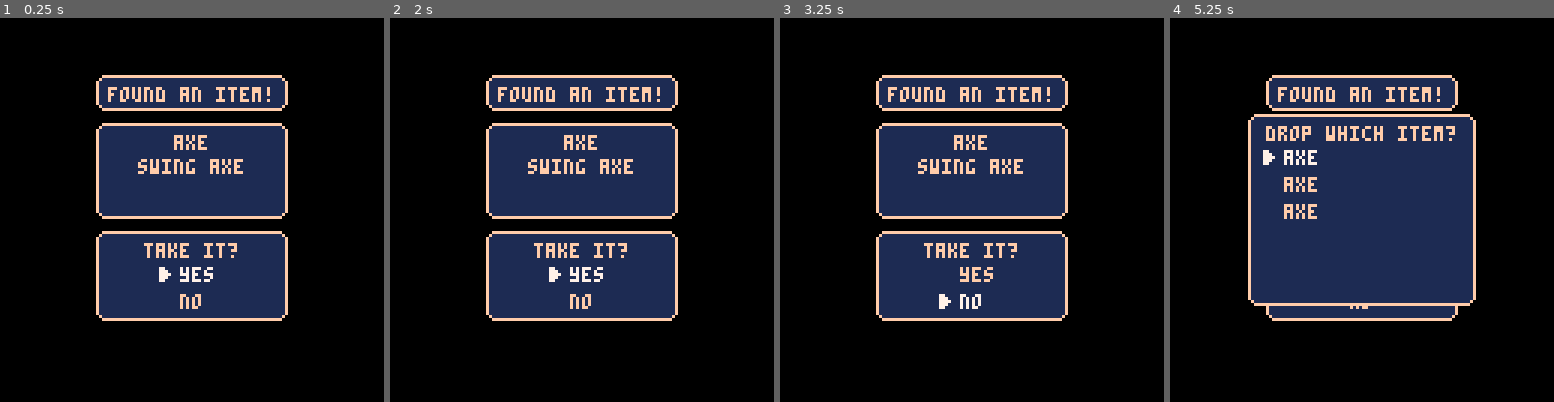
Above: before the commit, frames 1-4 (left to right).
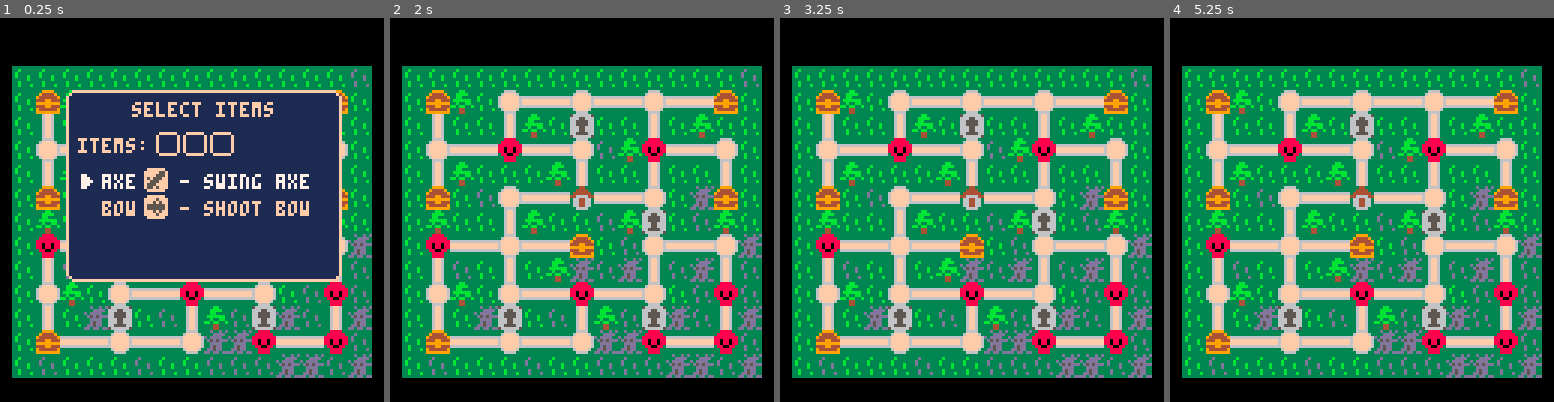
Above: after the commit, the same moments.

Repository: AddisonMink/tumberts-quest-p8
Game: PICO-8 cartridge wip.p8
Same seed, same stepped clock (60 frames per second), same inputs: the game is played once before the commit and once after it.
Inputs:
- Up to frame 1 (0.25 s): no input
- Up to frame 2 (2 s): tap O (Z key) at 0.33, 0.7, 1.43 s; tap X (X key) at 1.07 s; hold Left from 1.97 s (still down)
- Up to frame 3 (3.25 s): tap X (X key) every 0.33 s from 2.07 to 3.07 s; tap O (Z key) at 2.22, 3.1 s; release Left at 2.37 s; hold Down 2.42-2.82 s; hold Right from 2.87 s (still down)
- Up to frame 4 (5.25 s): tap X (X key) every 0.33 s from 3.4 to 5.07 s; release Right at 3.53 s; hold Up 3.58-4.08 s; tap O (Z key) at 3.98, 4.87 s; hold Right 4.13-4.53 s; hold Down 4.58-5.08 s; hold Left from 5.13 s (still down)

The runs differ from the first frame. In frame 1, 61% of the frame differs, in the area x 3-97%, y 12-94%; in frame 2, 75%; in frame 3, 75%; in frame 4, 76%.

Commit message:
add map.

Diff:
--- a/add-item-ui.lua
+++ b/add-item-ui.lua
@@ -61,7 +61,7 @@
     local info_h = 12
     local item_h = 32
     local confirm_h = 30
-    local h = info_h + item_h + confirm_h + ui.radius * 4
+    local h = info_h + item_h + confirm_h + ui.radius * 10
     local x = (128 - w) / 2
     local y = (128 - h) / 2
 
--- a/inventory-ui.lua
+++ b/inventory-ui.lua
@@ -12,7 +12,7 @@
     local w = 92
     local h = 64
     local x = (128 - w) / 2
-    local y = (128 - h) / 2
+    local y = (128 - h) / 2 - 24
 
     y = ui:draw_npatch(x, y, w, h)
     y = ui:draw_line("inventory", x, y, w)
--- a/select-items-ui.lua
+++ b/select-items-ui.lua
@@ -35,7 +35,7 @@
     local w = 92
     local h = 64
     local x = (128 - w) / 2
-    local y = (128 - h) / 2
+    local y = (128 - h) / 2 - 24
 
     y = ui:draw_npatch(x, y, w, h)
     y = ui:draw_line("select items", x, y, w)
--- a/wip.p8
+++ b/wip.p8
@@ -17,17 +17,22 @@
 add_item_ui = add_item_ui_module(cards, 3, cards[1])
 select_items_ui = select_items_ui_module(cards, 3)
 
+function _init()
+  camera(-4, -16)
+end
+
 function _update()
   --inventory_ui:update()
-  add_item_ui:update()
-  --select_items_ui:update()
+  --add_item_ui:update()
+  select_items_ui:update()
 end
 
 function _draw()
   cls()
+  map()
   --inventory_ui:draw()
-  add_item_ui:draw()
-  --select_items_ui:draw()
+  --add_item_ui:draw()
+  select_items_ui:draw()
 end
 
 
@@ -63,3 +68,17 @@
 
 
 
+__map__
+1313131313131313131313131313330000000000000000000000000000000000000000000000000000000000000000000000000000000000000000000000000000000000000000000000000000000000000000000000000000000000000000000000000000000000000000000000000000000000000000000000000000000000
+1305031331323231323231323205130000000000000000000000000000000000000000000000000000000000000000000000000000000000000000000000000000000000000000000000000000000000000000000000000000000000000000000000000000000000000000000000000000000000000000000000000000000000
+1322131322031315131322130313130000000000000000000000000000000000000000000000000000000000000000000000000000000000000000000000000000000000000000000000000000000000000000000000000000000000000000000000000000000000000000000000000000000000000000000000000000000000
+1331323224323231330324323231130000000000000000000000000000000000000000000000000000000000000000000000000000000000000000000000000000000000000000000000000000000000000000000000000000000000000000000000000000000000000000000000000000000000000000000000000000000000
+1322031313130322131322131322130000000000000000000000000000000000000000000000000000000000000000000000000000000000000000000000000000000000000000000000000000000000000000000000000000000000000000000000000000000000000000000000000000000000000000000000000000000000
+1305133331323225323231132305130000000000000000000000000000000000000000000000000000000000000000000000000000000000000000000000000000000000000000000000000000000000000000000000000000000000000000000000000000000000000000000000000000000000000000000000000000000000
+1303131322031313330315133303130000000000000000000000000000000000000000000000000000000000000000000000000000000000000000000000000000000000000000000000000000000000000000000000000000000000000000000000000000000000000000000000000000000000000000000000000000000000
+1324323231323205133331323231230000000000000000000000000000000000000000000000000000000000000000000000000000000000000000000000000000000000000000000000000000000000000000000000000000000000000000000000000000000000000000000000000000000000000000000000000000000000
+1322331322130323332322332322330000000000000000000000000000000000000000000000000000000000000000000000000000000000000000000000000000000000000000000000000000000000000000000000000000000000000000000000000000000000000000000000000000000000000000000000000000000000
+1331031331323224323231133324330000000000000000000000000000000000000000000000000000000000000000000000000000000000000000000000000000000000000000000000000000000000000000000000000000000000000000000000000000000000000000000000000000000000000000000000000000000000
+1322132315133322033315233322230000000000000000000000000000000000000000000000000000000000000000000000000000000000000000000000000000000000000000000000000000000000000000000000000000000000000000000000000000000000000000000000000000000000000000000000000000000000
+1305323231323231232324323224330000000000000000000000000000000000000000000000000000000000000000000000000000000000000000000000000000000000000000000000000000000000000000000000000000000000000000000000000000000000000000000000000000000000000000000000000000000000
+1333131313331313333333232333230000000000000000000000000000000000000000000000000000000000000000000000000000000000000000000000000000000000000000000000000000000000000000000000000000000000000000000000000000000000000000000000000000000000000000000000000000000000
Not shown, changed: 31 lines of the sprite sheet (__gfx__) section of wip.p8
